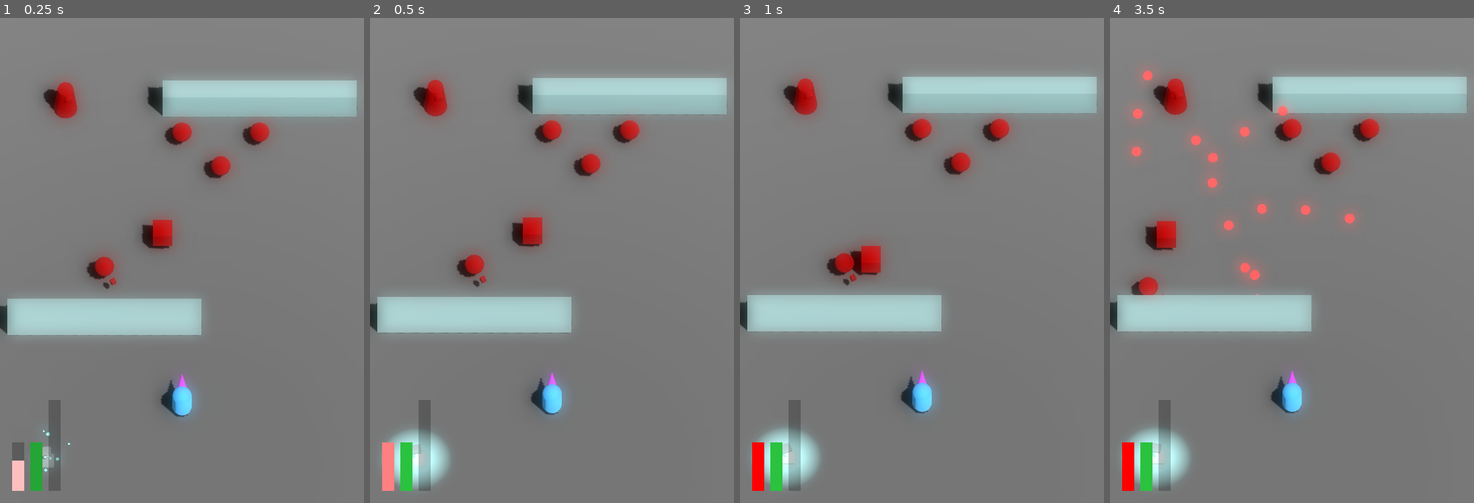
Above: before the commit, frames 1-4 (left to right).
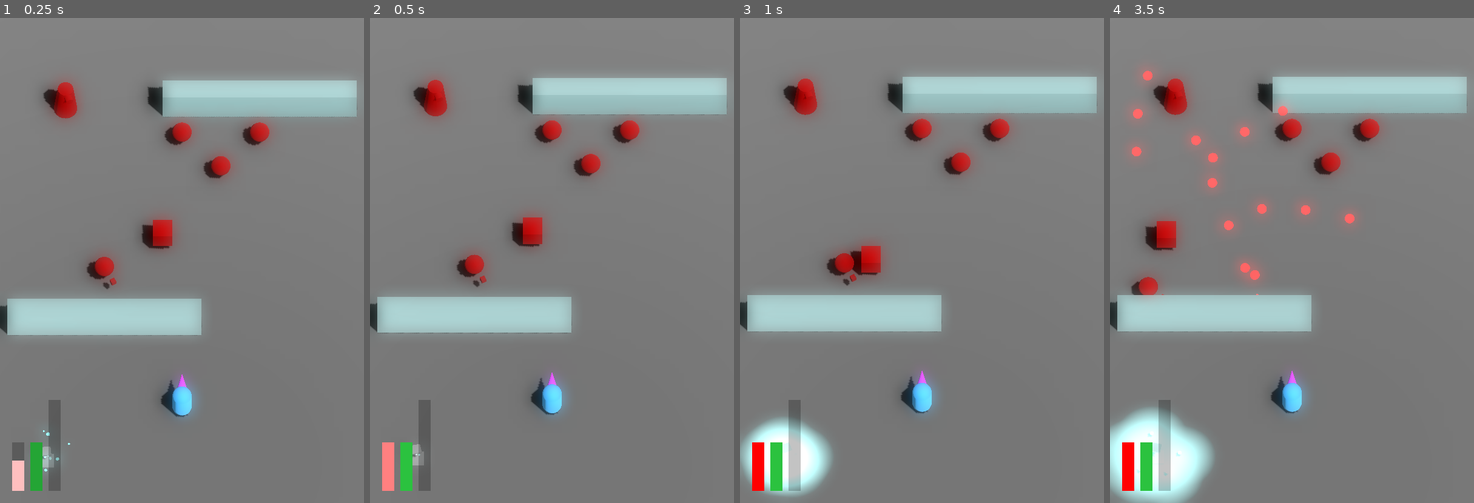
Above: after the commit, the same moments.

Repository: JackEvans24/bullet-absorb
Game: Godot game, scene res://scenes/main.tscn
Two runs of this game, one before a commit and one after it. Both use one fixed random seed, a clock stepped at 60 frames per second and the inputs below.
Inputs:
- Up to frame 1 (0.25 s): no input
- Up to frame 2 (0.5 s): no input
- Up to frame 3 (1 s): no input
- Up to frame 4 (3.5 s): no input

Frame 1 is identical in both runs. In frame 2, 1.3% of the frame differs, in the area x 3-22%, y 84-98%; in frame 3, 2.5%; in frame 4, 3.8%, in the area x 0-29%, y 80-100%.

Commit message:
refactor: improve power hierarchy, spawn, movement (#13)
* refactor: add power script and extract follow player behaviour

* chore: group shared movement scripts in hierarchy

* feat: add smooth movement script to power ball

* feat: add transition to desired position on power drop

* feat: add offset to power generator drop

* feat: add constant offset angle on power drop

* feat: add slight deviation to drop angle

* feat: edit power drop count per enemy

* feat: add wall check to power

Diff:
--- a/prefabs/cameras.tscn
+++ b/prefabs/cameras.tscn
@@ -1,6 +1,6 @@
 [gd_scene load_steps=6 format=3 uid="uid://cl1dul38xrvt2"]
 
-[ext_resource type="Script" path="res://scripts/mechanics/smooth_follow_target.gd" id="1_cm6mc"]
+[ext_resource type="Script" path="res://scripts/mechanics/shared/movement/smooth_follow_target.gd" id="1_cm6mc"]
 [ext_resource type="Script" path="res://scripts/camera/camera_controller.gd" id="1_e4k7u"]
 [ext_resource type="Script" path="res://scripts/camera/screen_shake.gd" id="3_x5t8o"]
 
--- a/prefabs/enemies/burster.tscn
+++ b/prefabs/enemies/burster.tscn
@@ -1,7 +1,7 @@
 [gd_scene load_steps=10 format=3 uid="uid://dcmefiejwfjyq"]
 
 [ext_resource type="PackedScene" uid="uid://c3ytmjd7pe4pg" path="res://prefabs/enemies/enemy.tscn" id="1_no1yi"]
-[ext_resource type="Script" path="res://scripts/mechanics/shared/basic_movement.gd" id="2_1evv8"]
+[ext_resource type="Script" path="res://scripts/mechanics/shared/movement/basic_movement.gd" id="2_1evv8"]
 [ext_resource type="Script" path="res://scripts/mechanics/enemies/burster.gd" id="2_4a7pp"]
 [ext_resource type="Material" uid="uid://jxq13s8vw71v" path="res://materials/enemy_body.tres" id="2_i8v7u"]
 [ext_resource type="Script" path="res://scripts/mechanics/shared/variable_timer.gd" id="3_a2sv1"]
@@ -17,6 +17,9 @@
 
 [node name="Body" parent="Pivot" index="0"]
 mesh = SubResource("BoxMesh_hvq68")
+
+[node name="DropPower" parent="." index="5"]
+power_drop_count = 6
 
 [node name="Movement" type="Node3D" parent="." index="6"]
 script = ExtResource("2_1evv8")
--- a/prefabs/enemies/enemy.tscn
+++ b/prefabs/enemies/enemy.tscn
@@ -3,7 +3,7 @@
 [ext_resource type="Script" path="res://scripts/mechanics/enemies/enemy.gd" id="1_wjmkf"]
 [ext_resource type="PackedScene" uid="uid://cjvpl2fcwu246" path="res://prefabs/hurt_particles.tscn" id="2_e8cc4"]
 [ext_resource type="Script" path="res://scripts/mechanics/shared/health.gd" id="2_pjhvc"]
-[ext_resource type="Script" path="res://scripts/mechanics/shared/knockback.gd" id="4_0se3r"]
+[ext_resource type="Script" path="res://scripts/mechanics/shared/movement/knockback.gd" id="4_t2vkt"]
 [ext_resource type="Material" uid="uid://jxq13s8vw71v" path="res://materials/enemy_body.tres" id="5_d48ya"]
 [ext_resource type="PackedScene" uid="uid://b0g4qn342fbge" path="res://prefabs/behaviours/drop_power.tscn" id="7_ou8mj"]
 
@@ -27,7 +27,7 @@
 recovery_time = 0.01
 
 [node name="Knockback" type="Node" parent="."]
-script = ExtResource("4_0se3r")
+script = ExtResource("4_t2vkt")
 knockback_time = 0.05
 knockback_power = 15.0
 
@@ -48,3 +48,4 @@
 shape = SubResource("SphereShape3D_vhdor")
 
 [node name="DropPower" parent="." instance=ExtResource("7_ou8mj")]
+power_drop_offset = 2.0
--- a/prefabs/enemies/turret.tscn
+++ b/prefabs/enemies/turret.tscn
@@ -46,6 +46,9 @@
 [node name="Collider" parent="." index="4"]
 shape = SubResource("CylinderShape3D_0wps2")
 
+[node name="DropPower" parent="." index="5"]
+power_drop_count = 12
+
 [node name="LookAtTarget" parent="." index="6" instance=ExtResource("4_1qdhy")]
 
 [node name="Fire" parent="." index="7" instance=ExtResource("5_ok7x6")]
--- a/prefabs/enemies/wanderer.tscn
+++ b/prefabs/enemies/wanderer.tscn
@@ -6,7 +6,7 @@
 [ext_resource type="PackedScene" uid="uid://uqduo71b13ee" path="res://prefabs/behaviours/fire_bullet.tscn" id="3_vvdtc"]
 [ext_resource type="Material" uid="uid://jxq13s8vw71v" path="res://materials/enemy_body.tres" id="5_auu40"]
 [ext_resource type="Script" path="res://scripts/mechanics/shared/variable_timer.gd" id="5_b2h5o"]
-[ext_resource type="Script" path="res://scripts/mechanics/shared/basic_movement.gd" id="6_fwebo"]
+[ext_resource type="Script" path="res://scripts/mechanics/shared/movement/basic_movement.gd" id="6_fwebo"]
 [ext_resource type="Script" path="res://scripts/mechanics/shared/variable_timer_config.gd" id="6_wqc6m"]
 
 [sub_resource type="BoxMesh" id="BoxMesh_8stgr"]
@@ -22,6 +22,9 @@
 [node name="MeshInstance3D" type="MeshInstance3D" parent="Pivot" index="2"]
 transform = Transform3D(1, 0, 0, 0, 1, 0, 0, 0, 1, 0, 0, -1)
 mesh = SubResource("BoxMesh_8stgr")
+
+[node name="DropPower" parent="." index="5"]
+power_drop_count = 4
 
 [node name="Movement" type="Node3D" parent="." index="6"]
 script = ExtResource("6_fwebo")
--- a/prefabs/power/power_ball.tscn
+++ b/prefabs/power/power_ball.tscn
@@ -1,7 +1,9 @@
-[gd_scene load_steps=8 format=3 uid="uid://cm1wj0vbe4wn8"]
+[gd_scene load_steps=10 format=3 uid="uid://cm1wj0vbe4wn8"]
 
-[ext_resource type="Script" path="res://scripts/mechanics/follow_body.gd" id="1_yfpo3"]
+[ext_resource type="Script" path="res://scripts/mechanics/power.gd" id="1_n4h2h"]
+[ext_resource type="Script" path="res://scripts/mechanics/shared/movement/follow_body.gd" id="2_7cgiv"]
 [ext_resource type="Material" uid="uid://cby3cclkw40gu" path="res://materials/power.tres" id="2_netkk"]
+[ext_resource type="Script" path="res://scripts/mechanics/shared/movement/smooth_movement.gd" id="3_gix6h"]
 
 [sub_resource type="SphereMesh" id="SphereMesh_6vkiy"]
 material = ExtResource("2_netkk")
@@ -13,7 +15,7 @@
 tracks/0/type = "value"
 tracks/0/imported = false
 tracks/0/enabled = true
-tracks/0/path = NodePath("MeshInstance3D:position")
+tracks/0/path = NodePath("Mesh:position")
 tracks/0/interp = 2
 tracks/0/loop_wrap = true
 tracks/0/keys = {
@@ -35,11 +37,19 @@
 radius = 0.1
 
 [node name="Power" type="Node3D" groups=["bullet"]]
-script = ExtResource("1_yfpo3")
+script = ExtResource("1_n4h2h")
+
+[node name="FollowBody" type="Node3D" parent="."]
+script = ExtResource("2_7cgiv")
 max_speed = 3.0
 acceleration = 0.5
 
-[node name="MeshInstance3D" type="MeshInstance3D" parent="."]
+[node name="SmoothMovement" type="Node3D" parent="."]
+script = ExtResource("3_gix6h")
+max_speed = 50.0
+dampening = 0.0
+
+[node name="Mesh" type="MeshInstance3D" parent="."]
 transform = Transform3D(0.2, 0, 0, 0, 0.2, 0, 0, 0, 0.2, 0, 0, 0)
 mesh = SubResource("SphereMesh_6vkiy")
 
@@ -70,3 +80,5 @@
 
 [node name="CollisionShape3D" type="CollisionShape3D" parent="PlayerCollisionArea"]
 shape = SubResource("SphereShape3D_crqyd")
+
+[node name="WallCheck" type="RayCast3D" parent="."]
--- a/prefabs/power/power_generator.tscn
+++ b/prefabs/power/power_generator.tscn
@@ -6,6 +6,7 @@
 [ext_resource type="PackedScene" uid="uid://b0g4qn342fbge" path="res://prefabs/behaviours/drop_power.tscn" id="4_b084a"]
 
 [sub_resource type="SphereShape3D" id="SphereShape3D_1bsd3"]
+radius = 2.0
 
 [sub_resource type="BoxMesh" id="BoxMesh_lgj11"]
 size = Vector3(0.8, 0.1, 0.8)
@@ -70,6 +71,7 @@
 
 [node name="PowerGenerator" type="Node3D"]
 script = ExtResource("1_btbyj")
+cooldown = 0.5
 
 [node name="PowerCheckArea" type="Area3D" parent="."]
 transform = Transform3D(1, 0, 0, 0, 1, 0, 0, 0, 1, 0, 0.5, 0)
@@ -116,5 +118,5 @@
 [node name="DropPower" parent="." instance=ExtResource("4_b084a")]
 transform = Transform3D(1, 0, 0, 0, 1, 0, 0, 0, 1, 0, 0.5, 0)
 power_scene = ExtResource("2_uxx3a")
-power_drop_count = 1
-power_drop_offset = 0.0
+power_drop_count = 5
+power_drop_offset = 1.5
--- a/scripts/mechanics/follow_body.gd
+++ /dev/null
@@ -1,29 +0,0 @@
-class_name FollowBody3D
-extends Node3D
-
-@export var max_speed = 5.0
-@export var acceleration = 0.1
-
-var player: Node3D = null
-var current_speed = 0.0
-
-@onready var attraction_area = $PlayerAttractionArea
-
-func _ready():
-	attraction_area.body_entered.connect(_on_body_entered)
-
-func _physics_process(delta):
-	if player == null:
-		return
-
-	var offset = player.position - position
-
-	current_speed = min(current_speed + (acceleration * delta), max_speed)
-	current_speed = min(current_speed, offset.length())
-
-	translate(offset.normalized() * current_speed)
-
-func _on_body_entered(body: Node3D):
-	if body == null or player != null:
-		return
-	player = body
--- /dev/null
+++ b/scripts/mechanics/power.gd
@@ -0,0 +1,33 @@
+class_name Power
+extends Node3D
+
+@export var wall_check_distance := 0.3
+
+@onready var attraction_area = $PlayerAttractionArea
+@onready var follow_body: FollowBody3D = $FollowBody
+@onready var smooth_movement: SmoothMovement = $SmoothMovement
+@onready var wall_check: RayCast3D = $WallCheck
+
+func _ready():
+	attraction_area.body_entered.connect(_on_body_entered)
+
+func _physics_process(_delta):
+	if follow_body.target != null:
+		translate(follow_body.movement)
+		return
+
+	if wall_check.is_colliding():
+		smooth_movement.clear_target()
+		wall_check.enabled = false
+
+	translate(smooth_movement.movement)
+
+func _on_body_entered(body: Node3D):
+	follow_body.target = body
+	smooth_movement.clear_target()
+	wall_check.enabled = false
+
+func set_target_position(target_position: Vector3):
+	var direction = target_position - global_position
+	wall_check.target_position = direction.normalized() * wall_check_distance
+	smooth_movement.set_target(target_position)
--- a/scripts/mechanics/shared/drop_power.gd
+++ b/scripts/mechanics/shared/drop_power.gd
@@ -4,15 +4,21 @@
 @export var power_scene: PackedScene
 @export_range(0, 20) var power_drop_count := 3
 @export var power_drop_offset = 0.5
+@export var offset_deviation = 0.05
 
 func drop_all_power():
 	if power_scene == null or power_drop_count <= 0:
 		return
 	for i in range(power_drop_count):
-		drop_single_power()
+		drop_single_power(float(i) / power_drop_count)
 
-func drop_single_power():
+func drop_single_power(offset_angle: float):
 	var power = power_scene.instantiate()
 	get_tree().root.add_child(power)
-	var offset = Vector3.FORWARD.rotated(Vector3.UP, randf_range(0, PI)) * power_drop_offset
-	power.global_position = global_position + offset
+
+	power.global_position = global_position
+
+	var deviation = randf_range( - offset_deviation, offset_deviation)
+	var angle = PI * 2 * (offset_angle + deviation)
+	var offset = Vector3.FORWARD.rotated(Vector3.UP, angle) * power_drop_offset
+	power.set_target_position(global_position + offset)
--- /dev/null
+++ b/scripts/mechanics/shared/movement/follow_body.gd
@@ -0,0 +1,21 @@
+class_name FollowBody3D
+extends Node3D
+
+@export var max_speed = 5.0
+@export var acceleration = 0.1
+
+var target: Node3D = null
+var current_speed = 0.0
+
+var movement = Vector3.ZERO
+
+func _physics_process(delta):
+	if target == null:
+		return
+
+	var offset = target.global_position - global_position
+
+	current_speed = min(current_speed + (acceleration * delta), max_speed)
+	current_speed = min(current_speed, offset.length())
+
+	movement = offset.normalized() * current_speed
--- /dev/null
+++ b/scripts/mechanics/shared/movement/smooth_movement.gd
@@ -0,0 +1,40 @@
+class_name SmoothMovement
+extends Node3D
+
+@export var max_speed: float = 5.0
+@export var min_speed: float = 0.1
+@export_range(0.0, 1.0) var dampening: float = 0.1
+
+@onready var actual_dampening = 1 - dampening
+
+var is_target_set := false
+var target_position: Vector3
+var movement := Vector3.ZERO
+
+func set_target(target: Vector3):
+	target_position = target
+	is_target_set = true
+
+func clear_target():
+	is_target_set = false
+	movement = Vector3.ZERO
+	target_position = Vector3.ZERO
+
+func _process(delta):
+	if not is_target_set or target_position == null:
+		return
+	update_movement(delta)
+
+func update_movement(delta: float):
+	var direction = target_position - global_position
+
+	var offset_magnitude = direction.length() * delta
+	if offset_magnitude < min_speed * 0.001:
+		return
+
+	var magnitude = get_movement_magnitude(offset_magnitude)
+	movement = direction * magnitude
+
+func get_movement_magnitude(offset_magnitude: float) -> float:
+	var desired_magnitude = offset_magnitude * actual_dampening
+	return minf(desired_magnitude, max_speed * 0.001)
Renamed: scripts/mechanics/shared/basic_movement.gd -> scripts/mechanics/shared/movement/basic_movement.gd
Renamed: scripts/mechanics/shared/knockback.gd -> scripts/mechanics/shared/movement/knockback.gd
Renamed: scripts/mechanics/smooth_follow_target.gd -> scripts/mechanics/shared/movement/smooth_follow_target.gd
